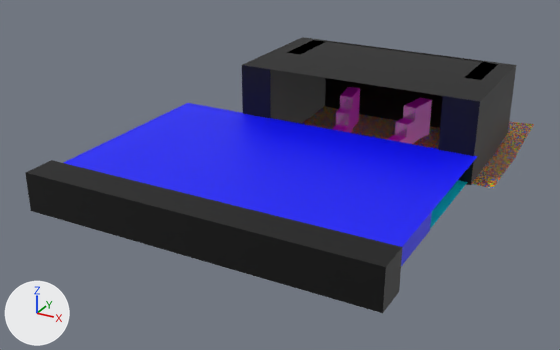
The FBX model 3DGameJam/Assets/_/Content/FBX/LEVELS/Level3_BlockOut.fbx: old version first, new version second.
The view is the same before and after, from a 50 mm lens placed at (163.9, -196.1, 113.1), pointed at (38.2, 32.4, -1.2). Arrows for +X, +Y and +Z are at lower left; the lights stay in place. Where no turn or scale is listed for an object, it has been applied to the vertices. Vertices at the same position are counted once.

Names of what the first picture shows: 'BlockObstacles.005', 'BlockObstacles.006', 'Floor_Principale', 'GiantBallPit', 'Roof', 'Void', 'Void3', 'Wall'.
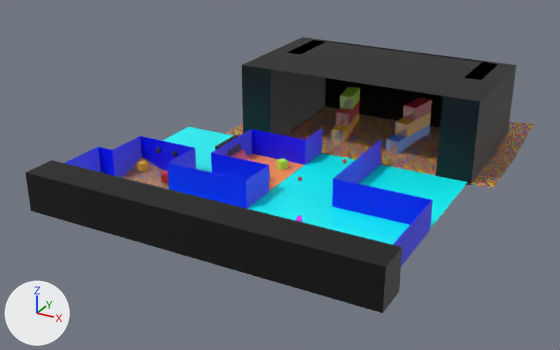
Boxes (x1, y1, x2, y2) around the edits, measured in the pictures (560 x 350 px):
```json
{"object": "Roof", "change": "deleted", "before": [64, 103, 478, 247], "on screen": "blue"}
{"part": 1, "of": "me_cube_007", "change": "recoloured", "before": [336, 100, 360, 126], "after": [336, 100, 360, 126]}
{"part": 2, "of": "me_cube_007", "change": "recoloured", "before": [332, 113, 359, 133], "after": [332, 113, 359, 133]}
{"part": 3, "of": "me_cube_007", "change": "recoloured", "before": [340, 87, 360, 109], "after": [340, 87, 360, 109]}
{"part": 4, "of": "me_plane_004", "change": "built on", "after": [248, 154, 304, 191], "on screen": "orange"}
{"part": 5, "of": "me_cube_006", "change": "recoloured", "before": [386, 125, 430, 144], "after": [386, 125, 430, 144]}
{"part": 6, "of": "me_cube_006", "change": "recoloured", "before": [403, 97, 432, 121], "after": [403, 97, 432, 121]}
{"part": 7, "of": "me_cube_006", "change": "recoloured", "before": [395, 113, 431, 137], "after": [395, 113, 431, 137]}
{"part": 8, "of": "me_circle", "change": "shading changed", "after": [230, 150, 258, 163]}
{"object": "Wall", "change": "unchanged, uncovered by the edit", "before": [401, 212, 432, 266], "after": [65, 128, 433, 266]}
{"object": "Floor_Principale", "change": "unchanged, uncovered by the edit", "before": [430, 180, 467, 229], "after": [117, 127, 467, 245]}
```

Edits to the scene script, one JSON object a line:
```json
{"op": "add", "block": "mat_bluecube", "code": ["mat_bluecube = principled_material('BlueCube')", "mat_bluecube.base_color = (0.0366, 0.26, 1.0)  # blue #368bff"]}
{"op": "add", "block": "mat_orangecube", "code": ["mat_orangecube = principled_material('OrangeCube')", "mat_orangecube.base_color = (0.917, 0.442, 0.0453)  # orange #f5b13c"]}
{"op": "add", "block": "mat_redcube", "code": ["mat_redcube = principled_material('RedCube')", "mat_redcube.base_color = (0.599, 0.0351, 0.0441)  # red #cb353b"]}
{"op": "add", "block": "mat_greencube", "code": ["mat_greencube = principled_material('GreenCube')", "mat_greencube.base_color = (0.524, 0.85, 0.0572)  # green #bfed44"]}
{"block": "me_cube_007", "where": "me_cube_007.from_pydata(...)  # 20 vertices, 18 faces; spans x -3.0..3.0, y -225.0..26.0, z -4.0..1.0"}
{"block": "me_cube_007", "where": "# used by ob_blockobstacles_005; location = (43.3, 73.1, 2.1); rotation_euler = (0.0, 0.0, 0.175), in degrees (0, 0, 10); scale = (-0.92, -0.0999, -3.19)"}
{"block": "me_cube_007", "change": "me_cube_007 part 1: all 4 faces centred in x -3.0..3.0, y -131.0, z -2.0..-1.0 switch from mat_material_008 (pink #ff00f5) to mat_redcube (red #cb353b)"}
{"block": "me_cube_007", "change": "me_cube_007 part 2: all 4 faces centred in x -3.0..3.0, y -99.0, z -1.0..1.0 switch from mat_material_008 (pink #ff00f5) to mat_orangecube (orange #f5b13c)"}
{"block": "me_cube_007", "change": "me_cube_007 part 3: all 4 faces centred in x -3.0..3.0, y -160.0, z -4.0..-2.0 switch from mat_material_008 (pink #ff00f5) to mat_greencube (green #c0ed44)"}
{"block": "me_circle", "where": "me_circle.from_pydata(...)  # 1326 vertices, 1320 faces; spans x -4.66..3.48, y -1.64..8.22, z -1.57..2.93"}
{"block": "me_circle", "where": "# used by ob_toboggan; location = (24.3, 26.5, 1.6)"}
{"block": "me_circle", "change": "me_circle part 8: edges marked sharp go from 2436 to 414"}
{"block": "me_cube_006", "where": "me_cube_006.from_pydata(...)  # 20 vertices, 18 faces; spans x -3.0..6.5, y -3.0..22.6, z -2.6..13.1"}
{"block": "me_cube_006", "where": "# used by ob_blockobstacles_006; location = (67.1, 73.1, 2.1)"}
{"block": "me_cube_006", "change": "me_cube_006 part 5: all 4 faces centred in x -0.9..4.3, y 9.3..10.2, z -2.6..2.6 switch from mat_material_008 (pink #ff00f5) to mat_bluecube (blue #368cff)"}
{"block": "me_cube_006", "change": "me_cube_006 part 6: all 5 faces centred in x 0.2..5.4, y 15.2..22.1, z 7.9..13.1 switch from mat_material_008 (pink #ff00f5) to mat_redcube (red #cb353b)"}
{"block": "me_cube_006", "change": "me_cube_006 part 7: all 4 faces centred in x -0.3..4.9, y 12.4..13.4, z 2.6..7.9 switch from mat_material_008 (pink #ff00f5) to mat_orangecube (orange #f5b13c)"}
{"block": "me_plane_004", "where": "# used by ob_floor_carpet; location = (0.0, 0.0, 0.0)"}
{"op": "remove", "block": "me_plane_004", "code": "me_plane_004.from_pydata(...)  # 8 vertices, 6 faces; spans x 17.8..43.1, y 14.0..44.1, z -0.1..0.1"}
{"op": "add", "block": "me_plane_004", "code": "me_plane_004.from_pydata(...)  # 296 vertices, 294 faces; spans x 17.8..43.1, y 14.0..44.1, z -0.1..0.1"}
{"block": "me_plane_004", "change": "me_plane_004 part 4"}
{"block": "me_plane_004", "change": "4 faces are deleted"}
{"block": "me_plane_004", "change": "288 vertices are added at x 19.1..41.8, y 14.0..44.1, z -0.1..0.0"}
{"block": "me_plane_004", "change": "292 new faces join them"}
{"op": "remove", "block": "ob_roof", "code": ["ob_roof = bpy.data.objects.new('Roof', me_plane)", "ob_roof.location = (0.0, 0.0, 10.2)"]}
```
